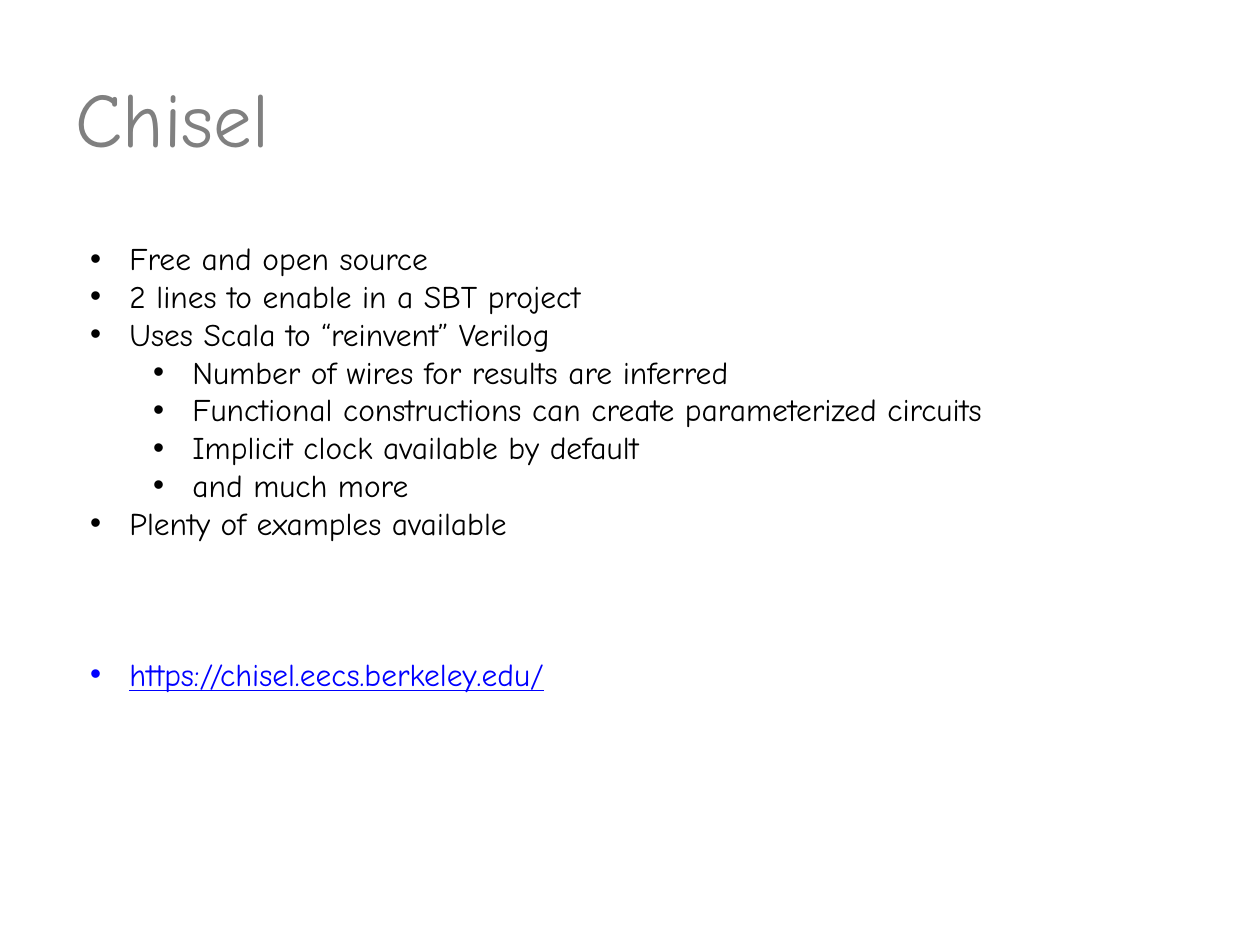
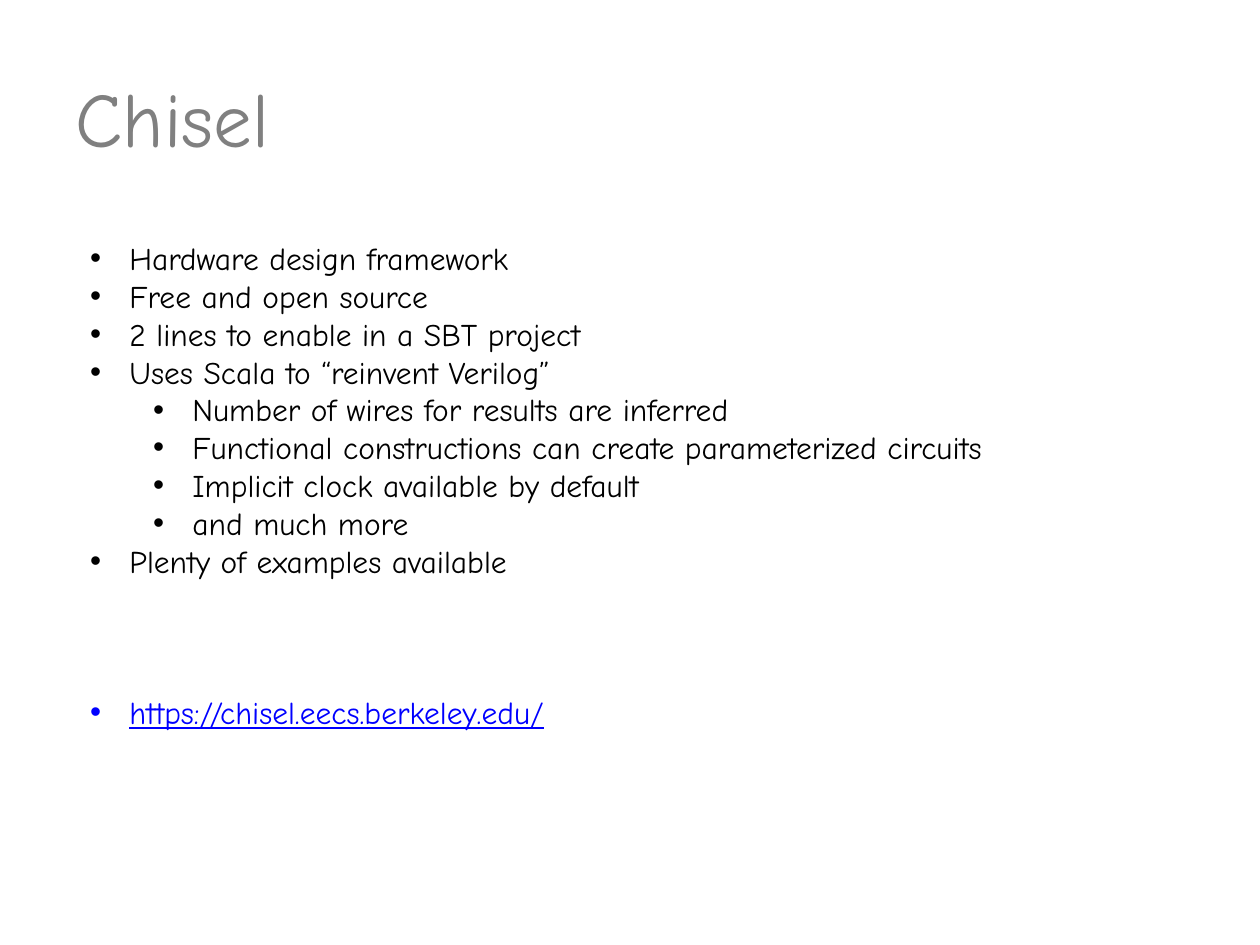
Before and after one commit to valdisxp1/scalaCL-chisel-presentation, a slide deck: slide 8 of ScalaCL_Chissel.pptx. Drawn at 1260x945 pixels with LibreOffice and Linux fonts; fonts in the diff are those of the drawing. Boxes give left, top, right and bottom in pixels: in the first picture for what was removed or moved away, otherwise in the second. Text is boxed around its words. In the diff, an @@ line names an element or a change of style, - is before the commit and + after.

Commit message:
done

```diff
--- a/ScalaCL_Chissel.pptx
+++ b/ScalaCL_Chissel.pptx
@@ text at box(129, 248, 508, 276): paragraph added @@
+• Hardware design framework
@@ text at box(129, 361, 550, 390): text changed @@
-• Uses Scala to “reinvent” Verilog
+• Uses Scala to “reinvent Verilog”
```
Also in this commit, not shown: 1 other slide changed.
